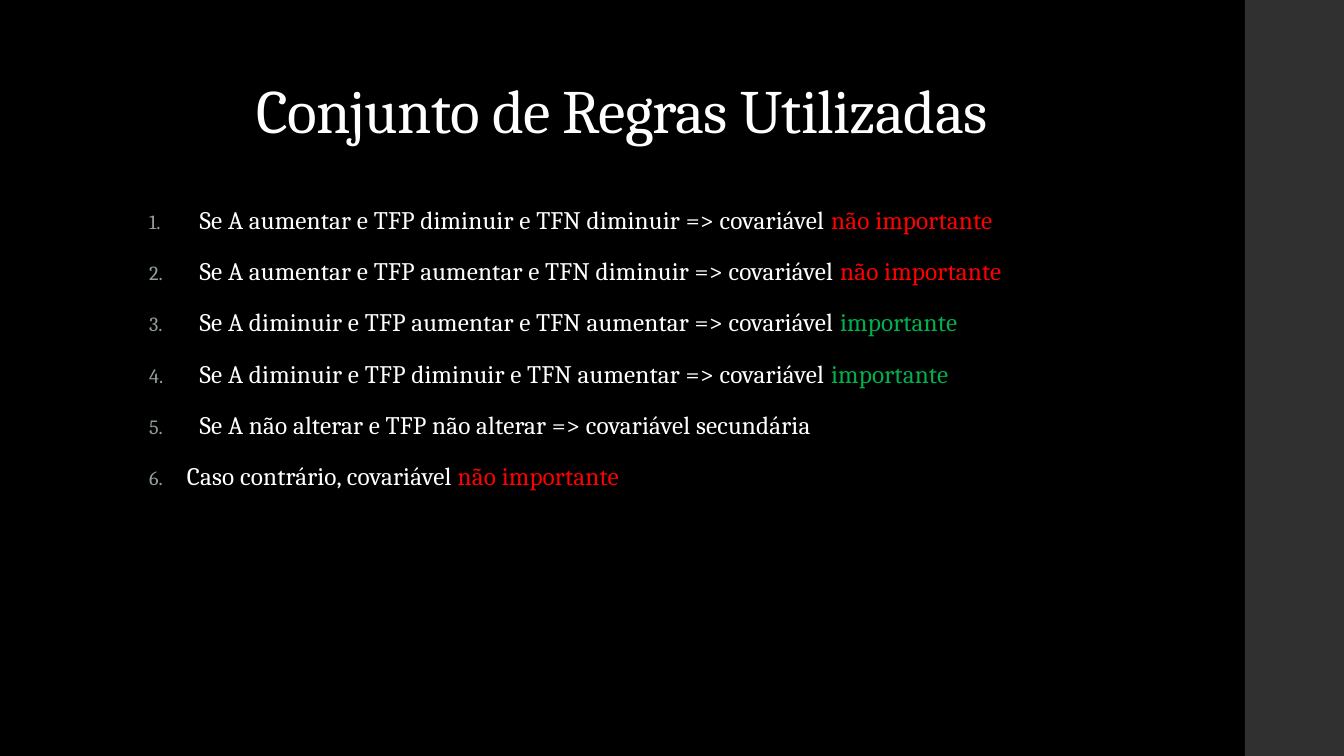
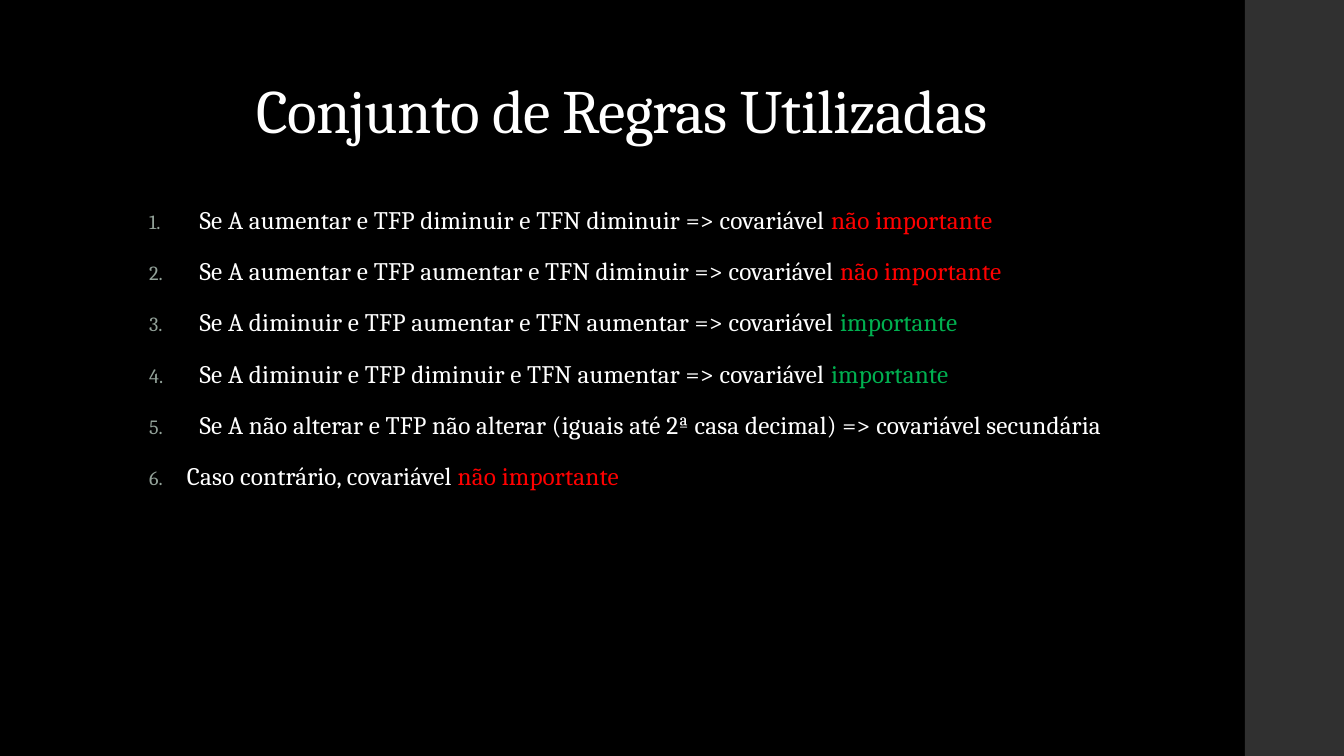
Before and after one commit to Segue-o-fluxo/Interpretacao-RNA, a slide deck: slide 5 of Topicos - Interpretacao e Incerteza em RNA.pptx. Drawn at 1344x756 pixels with LibreOffice and Linux fonts; fonts in the diff are those of the drawing. Boxes give left, top, right and bottom in pixels: in the first picture for what was removed or moved away, otherwise in the second. Text is boxed around its words. In the diff, an @@ line names an element or a change of style, - is before the commit and + after.

```diff
--- a/Topicos - Interpretacao e Incerteza em RNA.pptx
+++ b/Topicos - Interpretacao e Incerteza em RNA.pptx
@@ text at [200,416,1100,440]: text changed @@
-5. Se A não alterar e TFP não alterar => covariável secundária
+5. Se A não alterar e TFP não alterar (iguais até 2ª casa decimal) => covariável secundária
```
Also in this commit, not shown: 1 other slide changed, 1 slide added, 2 other files.
